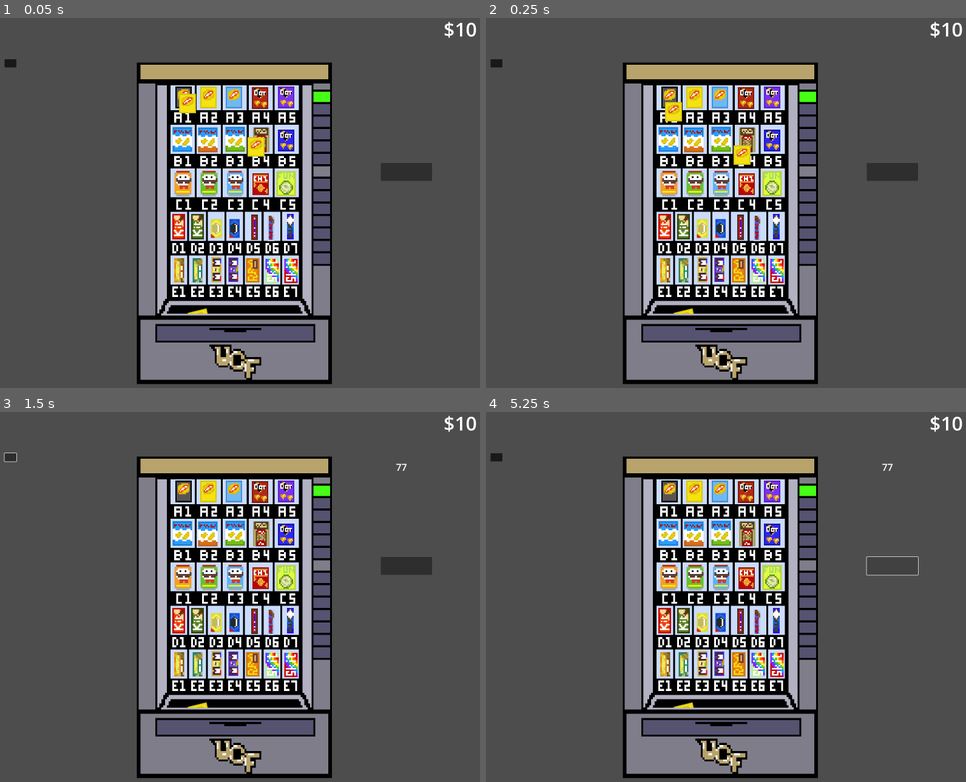
Above: before the commit, frames 1-4 (two rows, left to right).
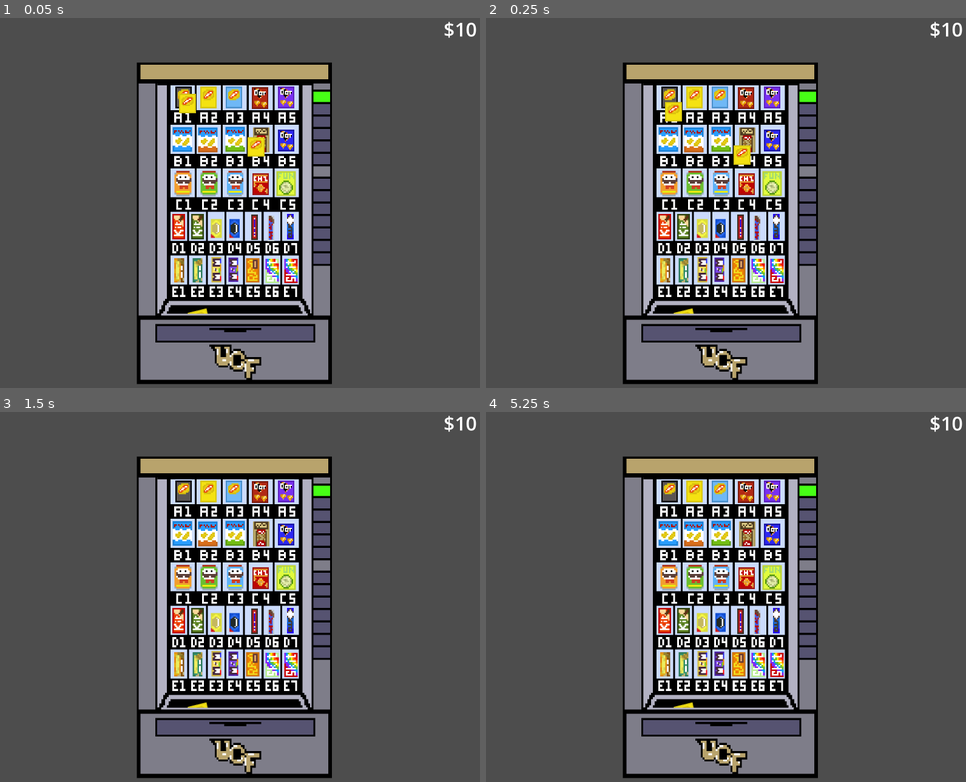
Above: after the commit, the same moments.

Repository: vewe7/vending-game
Game: Godot game, scene res://main.tscn
Two runs of this game, one before a commit and one after it. Both use one fixed random seed, a clock stepped at 60 frames per second and the inputs below. The project has no main scene, so this scene is started directly.
Inputs (mouse positions are in pixels of both pictures, inside the frame that each line leads up to):
- Up to frame 1 (0.05 s): no input
- Up to frame 2 (0.25 s): no input
- Up to frame 3 (1.5 s): click (9, 456) at 0.52 s; click (9, 456) at 1.27 s
- Up to frame 4 (5.25 s): click (495, 456) at 2.02 s; click (495, 456) at 2.77 s; click (495, 456) at 3.52 s; click (495, 456) at 4.27 s; click (894, 567) at 5.02 s

The runs differ from the first frame. In frame 1, 0.6% of the frame differs, in the area x 0-91%, y 11-44%; in frame 2, 0.6%; in frame 3, 0.6%, in the area x 0-91%, y 10-44%; in frame 4, 0.1%.

Commit message:
Make all buttons invisible

Diff:
--- a/hud.tscn
+++ b/hud.tscn
@@ -23,6 +23,7 @@
 script = ExtResource("1_10pdm")
 
 [node name="VendButtonA" type="Button" parent="."]
+visible = false
 offset_left = 31.0
 offset_top = 154.0
 offset_right = 70.0
@@ -30,6 +31,7 @@
 metadata/_edit_group_ = true
 
 [node name="VendButtonB" type="Button" parent="."]
+visible = false
 offset_left = 31.0
 offset_top = 154.0
 offset_right = 70.0
@@ -37,6 +39,7 @@
 metadata/_edit_group_ = true
 
 [node name="VendButtonC" type="Button" parent="."]
+visible = false
 offset_left = 31.0
 offset_top = 154.0
 offset_right = 70.0
@@ -44,6 +47,7 @@
 metadata/_edit_group_ = true
 
 [node name="VendButtonD" type="Button" parent="."]
+visible = false
 offset_left = 31.0
 offset_top = 154.0
 offset_right = 70.0
@@ -51,6 +55,7 @@
 metadata/_edit_group_ = true
 
 [node name="VendButtonE" type="Button" parent="."]
+visible = false
 offset_left = 31.0
 offset_top = 154.0
 offset_right = 70.0
@@ -58,6 +63,7 @@
 metadata/_edit_group_ = true
 
 [node name="VendButton1" type="Button" parent="."]
+visible = false
 offset_left = 31.0
 offset_top = 154.0
 offset_right = 70.0
@@ -65,6 +71,7 @@
 metadata/_edit_group_ = true
 
 [node name="VendButton2" type="Button" parent="."]
+visible = false
 offset_left = 31.0
 offset_top = 154.0
 offset_right = 70.0
@@ -72,6 +79,7 @@
 metadata/_edit_group_ = true
 
 [node name="VendButton3" type="Button" parent="."]
+visible = false
 offset_left = 31.0
 offset_top = 154.0
 offset_right = 70.0
@@ -79,6 +87,7 @@
 metadata/_edit_group_ = true
 
 [node name="VendButton4" type="Button" parent="."]
+visible = false
 offset_left = 31.0
 offset_top = 154.0
 offset_right = 70.0
@@ -86,6 +95,7 @@
 metadata/_edit_group_ = true
 
 [node name="VendButton5" type="Button" parent="."]
+visible = false
 offset_left = 31.0
 offset_top = 154.0
 offset_right = 70.0
@@ -93,6 +103,7 @@
 metadata/_edit_group_ = true
 
 [node name="VendButton6" type="Button" parent="."]
+visible = false
 offset_left = 31.0
 offset_top = 154.0
 offset_right = 70.0
@@ -100,6 +111,7 @@
 metadata/_edit_group_ = true
 
 [node name="VendButton7" type="Button" parent="."]
+visible = false
 offset_left = 31.0
 offset_top = 154.0
 offset_right = 70.0
